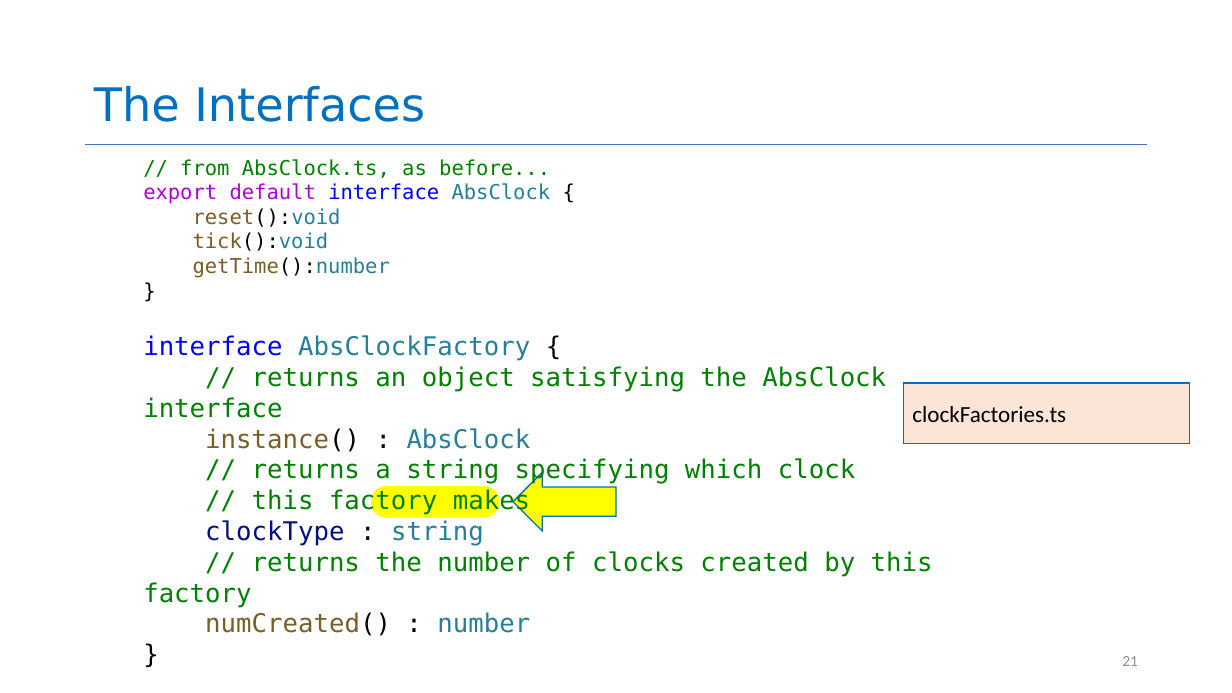
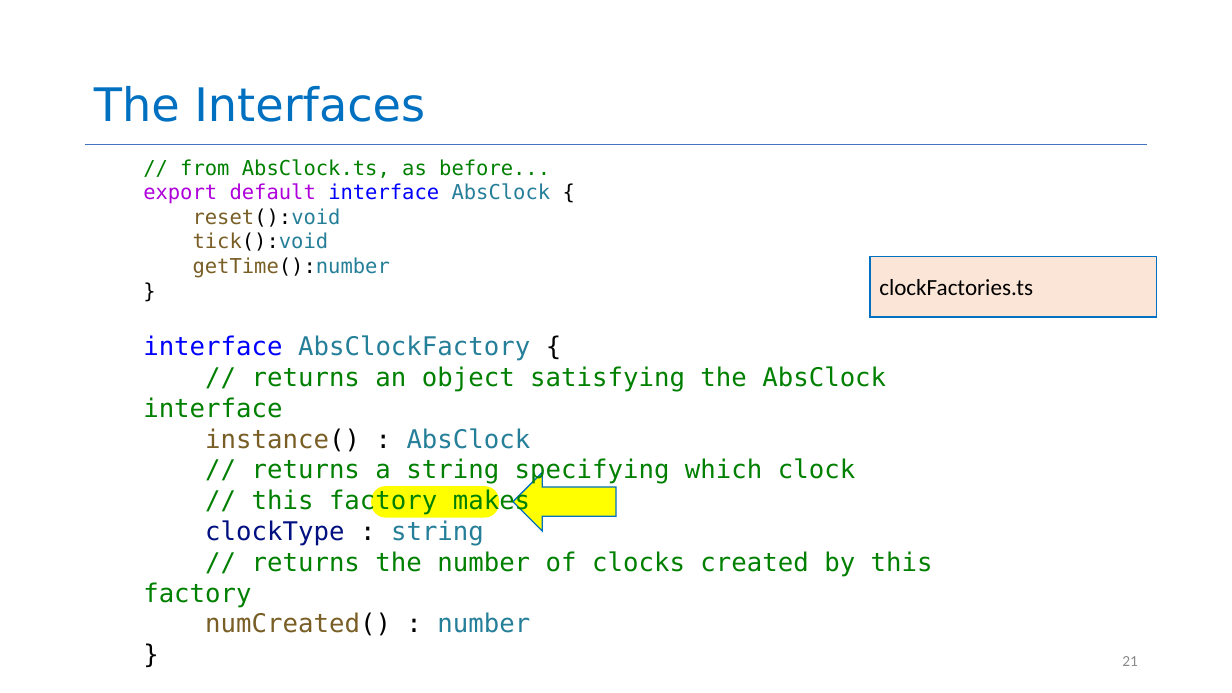
Before and after one commit to neu-se/CS4530-Spring-2022, a slide deck: slide 21 of Slides/Lesson 2.3 The Interaction Scale.pptx. Drawn at 1232x693 pixels with LibreOffice and Linux fonts; fonts in the diff are those of the drawing. Boxes give left, top, right and bottom in pixels: in the first picture for what was removed or moved away, otherwise in the second. Text is boxed around its words. In the diff, an @@ line names an element or a change of style, - is before the commit and + after.

```diff
--- a/Slides/Lesson 2.3 The Interaction Scale.pptx
+++ b/Slides/Lesson 2.3 The Interaction Scale.pptx
@@ rectangle "clockFactories.ts" moved from (x1=904, y1=383, x2=1190, y2=444) to (x1=871, y1=256, x2=1157, y2=317) @@
```
Also in this commit, not shown: 11 other slides changed, 1 other file.
